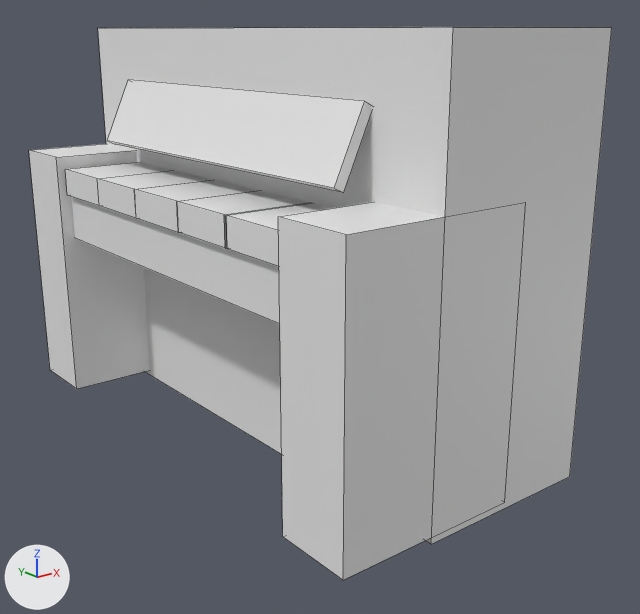
Renders of the Blender file TFG_inicial/Assets/Modelos/piano.blend from each side of a commit.
The view is the same before and after, from a 50 mm camera at (-6.06, -7.59, 4.47) aimed at (-0.26, -0.34, 1.57). The lights are fixed; the arrows at lower left show +X, +Y and +Z. Mesh edges are drawn as thin lines.
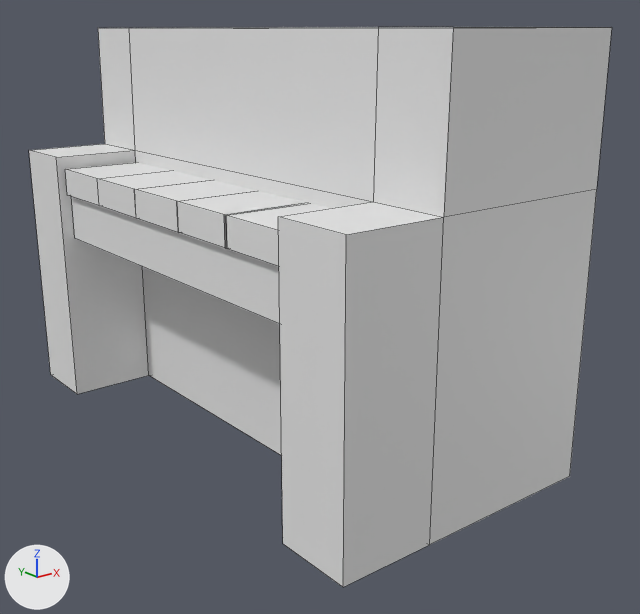
Changed parts and their boxes (x1, y1, x2, y2) in the pictures (640 x 614 px):
'Cube', reshaped, moved: before (29, 27, 612, 580); after (29, 27, 612, 587)
'Cube.006', no longer drawn: before (107, 80, 371, 193)
part 2 of me_cube_004, added: after (71, 196, 280, 324)
part 3 of me_cube_004, added: after (29, 27, 612, 587)

The change in detail:
me_cube_015 is used by ob_cube_006; location (-1.18, 0.15, 3.54); rotation (0.0, 0.439, 0.0), in degrees (0, 25, 0); scale (0.0556, 2.11, 0.38).
me_cube_015 had 8 vertices, 6 faces and spanned x -1.0..1.0, y -1.0..1.0, z -1.0..1.0.
me_cube_015 now has 0 vertices, 0 faces and spans empty.
me_cube_015 part 1: the whole mesh is rebuilt.
me_cube_004 is used by ob_cube; location (4.44, 4.23, 2.21); scale (1.0, 0.965, 0.92).
me_cube_004 had 32 vertices, 24 faces and spanned x -6.45..-3.44, y -7.32..-1.13, z -2.26..2.48.
me_cube_004 now has 40 vertices, 38 faces and spans x -1.6..1.42, y -3.1..3.1, z -2.26..2.48.
me_cube_004 part 2: a new loose piece, a box spanning x -1.46..-0.6, y -2.24..2.24, z -0.12..0.59.
me_cube_004 part 3: a new loose piece of 32 vertices spanning x -1.6..1.42, y -3.1..3.1, z -2.26..2.48.
Object 'Cube' (ob_cube) moves from (4.44, 4.23, 2.21) to (-0.42, 0.15, 2.21).
